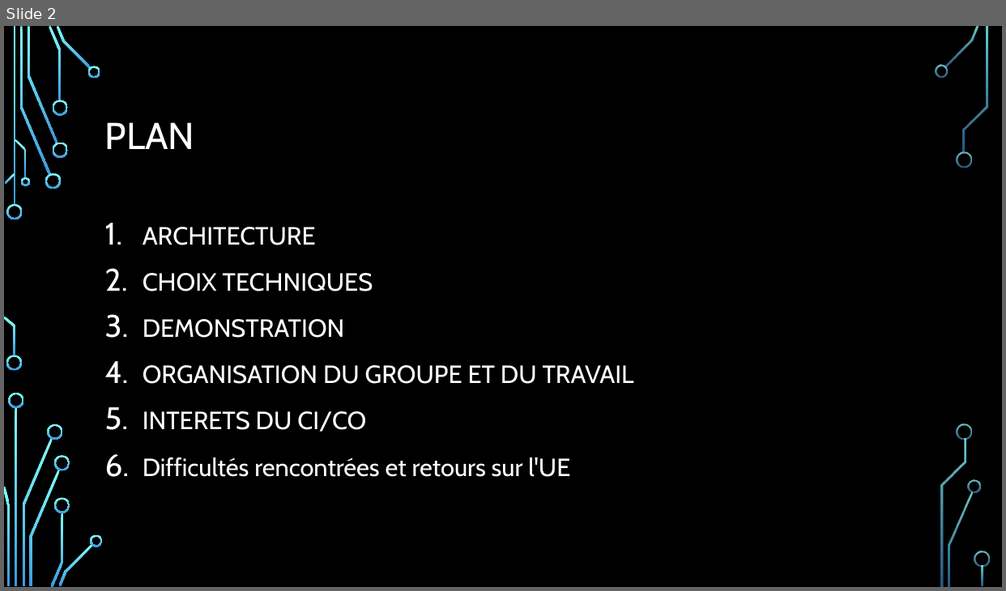
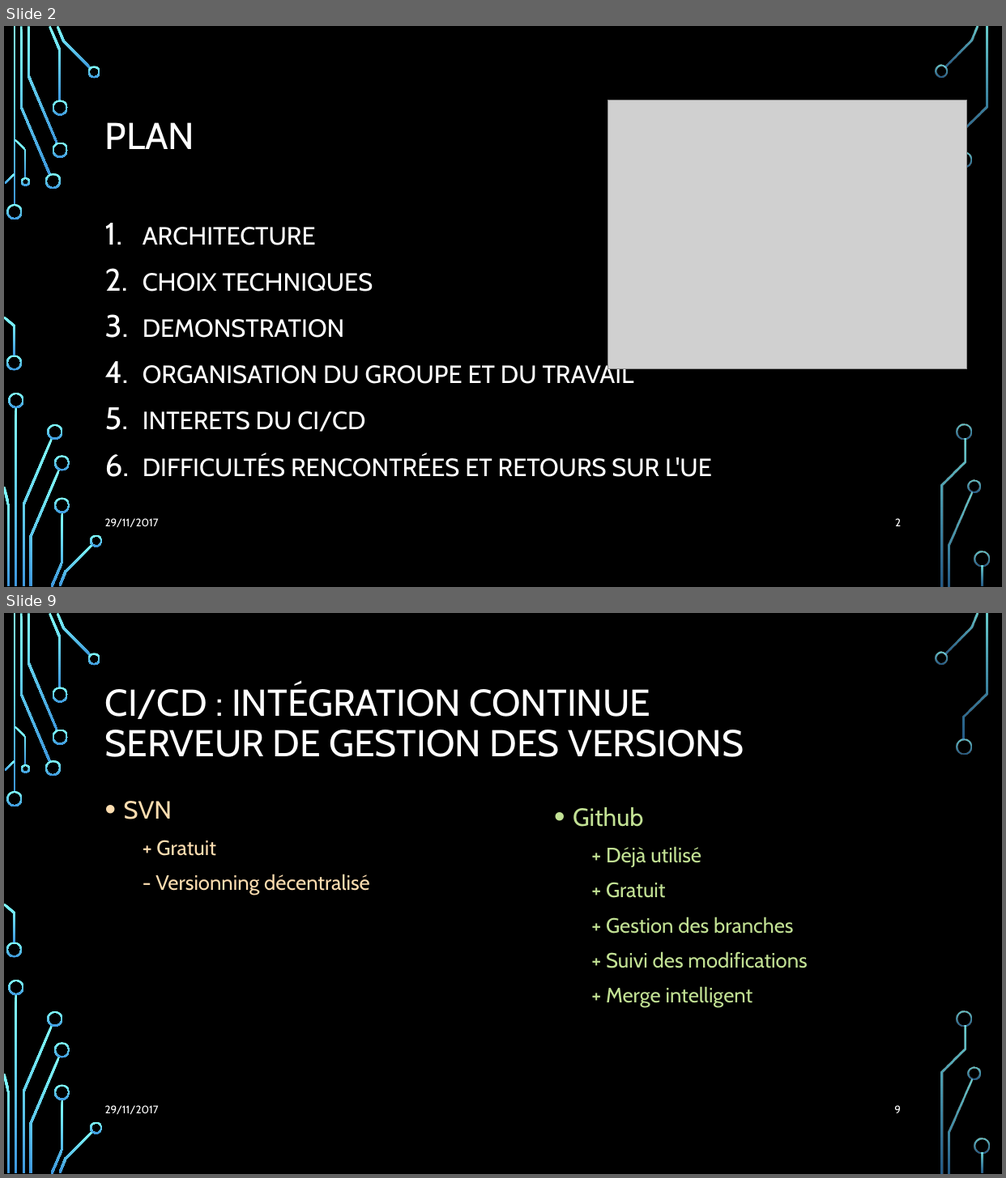
Before and after one commit to Julienbtn/cloud-project-equipe-7, a slide deck: Presentation Cloud.pptx. Shown one above the other, each under a label of ours: slide 2 before the commit, slides 2 and 9 after it; the slides between them are not shown. The pictures are 1006x591 and 1006x1178 pixels, drawn with LibreOffice and Linux fonts; fonts in the diff are those of the drawing; grey boxes stand for pictures; background and template pictures are left out. Boxes give left, top, right and bottom in pixels: in the first picture for what was removed or moved away, otherwise in the second. Text is boxed around its words. In the diff, an @@ line names an element or a change of style, - is before the commit and + after.

```diff
--- a/Presentation Cloud.pptx
+++ b/Presentation Cloud.pptx
@@ slide 9 added at (4,613,1002,1174), background picture (left out); not listed: 36 template elements that a slide beside it also shows @@
@@ title added at (105,684,744,757), 36 pt, text #FFFFFF @@
+CI/CD : INTÉGRATION CONTINUE
+SERVEUR DE GESTION DES VERSIONS
@@ text added at (124,801,370,895), 20 pt, text #FDDDB0 @@
+• SVN
+  + Gratuit
+  - Versionning décentralisé
@@ text added at (573,807,807,1007), 20 pt, text #C2E194 @@
+  • Github
+    + Déjà utilisé
+    + Gratuit
+    + Gestion des branches
+    + Suivi des modifications
+    + Merge intelligent
@@ text added at (105,1105,159,1114), 10.5 pt, text #FFFFFF @@
+29/11/2017
@@ page number added at (894,1105,901,1114), 10.5 pt, text #FFFFFF @@
+9
@@ slide 2 changed as well @@
@@ picture added at (608,100,967,369) @@
@@ text at (143,412,712,477): text changed @@
-5. INTERETS DU CI/CO
-6. Difficultés rencontrées et retours sur l'UE
+5. INTERETS DU CI/CD
+6. DIFFICULTÉS RENCONTRÉES ET RETOURS SUR L'UE
@@ text added at (105,518,159,527), 10.5 pt, text #FFFFFF @@
+29/11/2017
@@ page number added at (895,518,901,527), 10.5 pt, text #FFFFFF @@
+2
```
Also in this commit, not shown: 3 other slides changed, 8 other slides added, 4 slides removed, 2 other files.
